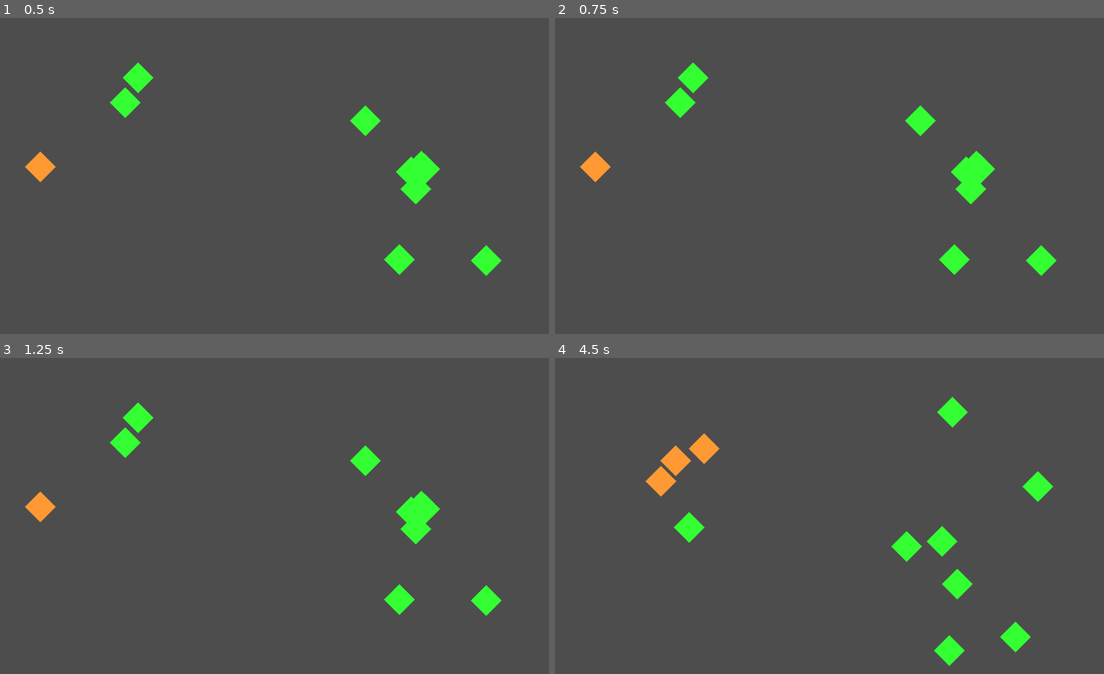
Above: before the commit, frames 1-4 (two rows, left to right).
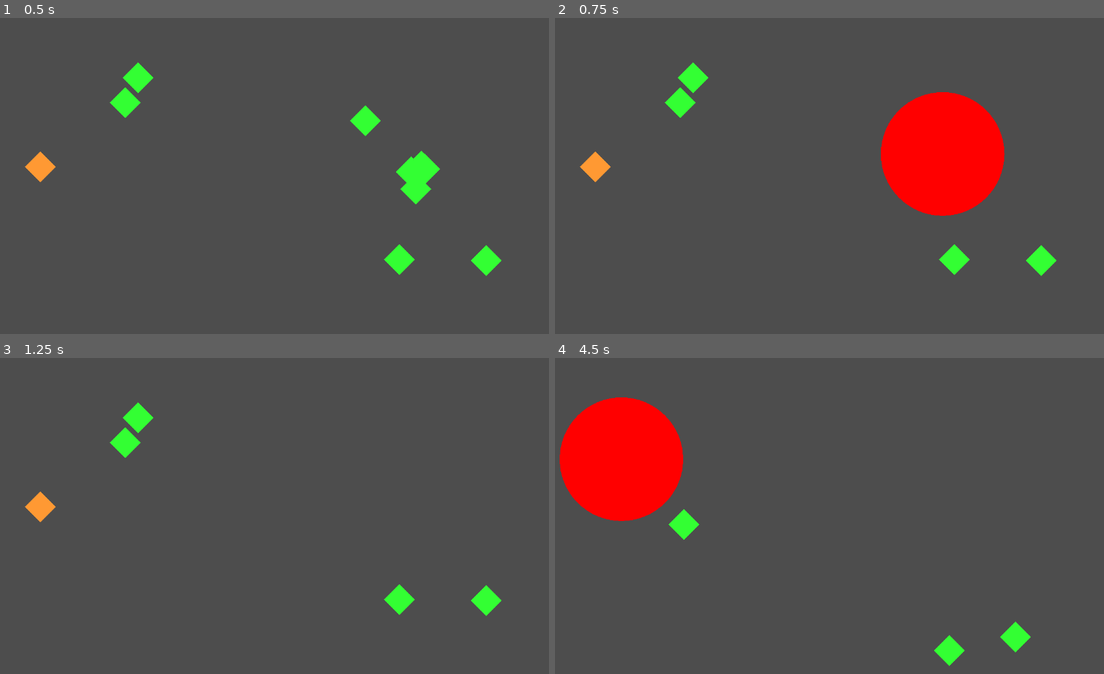
Above: after the commit, the same moments.

Repository: VileOar/ludum-dare-56
Game: Godot game, scene res://src/stage/stage.tscn
Two runs of this game, one before a commit and one after it. Both use one fixed random seed, a clock stepped at 60 frames per second and the inputs below. The project has no main scene, so this scene is started directly.
Inputs (mouse positions are in pixels of both pictures, inside the frame that each line leads up to):
- Up to frame 1 (0.5 s): no input
- Up to frame 2 (0.75 s): tap Enter at 0.5 s; move the mouse to (944, 153) at 0.52 s; hold Right mouse button (mouse2, bound only after the commit) from 0.53 s (still down)
- Up to frame 3 (1.25 s): keep holding Right mouse button (mouse2, bound only after the commit)
- Up to frame 4 (4.5 s): tap Space at 1.25 s; move the mouse to (681, 528) at 1.27 s; release Right mouse button (mouse2, bound only after the commit) at 1.28 s; click (681, 528) at 1.35 s; right-click (681, 528) at 1.55 s; move the mouse to (867, 433) at 2.02 s; hold Right mouse button (mouse2, bound only after the commit) 2.03-2.78 s; move the mouse to (774, 579) at 2.77 s; right-click (774, 579) at 2.85 s; move the mouse to (994, 563) at 3.52 s; press the mouse at (994, 563) at 3.53 s; right-click (994, 563) at 3.8 s; move the mouse to (620, 459) at 4.27 s; release the mouse at (620, 459) at 4.28 s; right-click (620, 459) at 4.35 s

Frame 1 is identical in both runs. In frame 2, 6.9% of the frame differs, in the area x 59-82%, y 23-63%; in frame 3, 1.0%; in frame 4, 8.9%, in the area x 0-91%, y 12-77%.

Commit message:
basic stomp

Diff:
--- a/project.godot
+++ b/project.godot
@@ -32,6 +32,11 @@
 "events": [Object(InputEventMouseButton,"resource_local_to_scene":false,"resource_name":"","device":-1,"window_id":0,"a …(253 unchanged characters)…
 ]
 }
+mouse2={
+"deadzone": 0.5,
+"events": [Object(InputEventMouseButton,"resource_local_to_scene":false,"resource_name":"","device":-1,"window_id":0,"alt_pressed":false,"shift_pressed":false,"ctrl_pressed":false,"meta_pressed":false,"button_mask":2,"position":Vector2(108, 14),"global_position":Vector2(117, 60),"factor":1.0,"button_index":2,"canceled":false,"pressed":true,"double_click":false,"script":null)
+]
+}
 
 [layer_names]
 
--- a/src/entities/creature/creature.gd
+++ b/src/entities/creature/creature.gd
@@ -6,3 +6,7 @@
 signal got_infected(position)
 
 @onready var controller: BaseController = %Controller
+
+
+func die():
+	queue_free()
--- a/src/entities/player/player.gd
+++ b/src/entities/player/player.gd
@@ -1,5 +1,7 @@
 extends Node2D
 class_name Player
+
+@export var _stomp_scene: PackedScene
 
 const STARTUP_DURATION: float = 0.2 ## (sec) time it takes for startup animation
 const MAX_RADIUS: int = 128
@@ -31,6 +33,8 @@
 		_radius = 0
 		if _tween:
 			_tween.kill()
+	elif event.is_action_pressed("mouse2"):
+		_execute_stomp()
 
 
 func _send_rush():
@@ -38,6 +42,12 @@
 		creature.controller.rush_towards(Vector2.from_angle(_arrow.rotation))
 
 
+func _execute_stomp():
+	var stomp = _stomp_scene.instantiate()
+	stomp.position = get_global_mouse_position()
+	get_parent().add_child(stomp)
+
+
 func _draw() -> void:
 	var color = Color.YELLOW
 	color.a = 0.3
--- a/src/entities/player/player.tscn
+++ b/src/entities/player/player.tscn
@@ -1,12 +1,14 @@
-[gd_scene load_steps=3 format=3 uid="uid://6f3hygpsdmwo"]
+[gd_scene load_steps=4 format=3 uid="uid://6f3hygpsdmwo"]
 
 [ext_resource type="Script" path="res://src/entities/player/player.gd" id="1_40d6q"]
+[ext_resource type="PackedScene" uid="uid://dl4l2iyufxhx5" path="res://src/entities/player/stomp.tscn" id="2_3cbko"]
 
 [sub_resource type="CircleShape2D" id="CircleShape2D_ow4od"]
 radius = 128.25
 
 [node name="Player" type="Node2D"]
 script = ExtResource("1_40d6q")
+_stomp_scene = ExtResource("2_3cbko")
 
 [node name="Detector" type="Area2D" parent="."]
 unique_name_in_owner = true
--- /dev/null
+++ b/src/entities/player/stomp.gd
@@ -0,0 +1,25 @@
+extends Area2D
+class_name Stomp
+
+const LIFESPAN = 0.3
+
+
+func _ready() -> void:
+	var timer = get_tree().create_timer(LIFESPAN)
+	timer.timeout.connect(_on_lifespan_end)
+
+
+func _process(_delta: float) -> void:
+	queue_redraw()
+
+
+func _on_body_entered(body: Node2D) -> void:
+	body.die()
+
+
+func _on_lifespan_end():
+	queue_free()
+
+
+func _draw() -> void:
+	draw_circle(Vector2.ZERO, 128, Color.RED)
--- /dev/null
+++ b/src/entities/player/stomp.tscn
@@ -0,0 +1,16 @@
+[gd_scene load_steps=3 format=3 uid="uid://dl4l2iyufxhx5"]
+
+[ext_resource type="Script" path="res://src/entities/player/stomp.gd" id="1_bhk33"]
+
+[sub_resource type="CircleShape2D" id="CircleShape2D_uwtfa"]
+radius = 128.0
+
+[node name="Stomp" type="Area2D"]
+collision_layer = 0
+collision_mask = 2
+script = ExtResource("1_bhk33")
+
+[node name="CollisionShape2D" type="CollisionShape2D" parent="."]
+shape = SubResource("CircleShape2D_uwtfa")
+
+[connection signal="body_entered" from="." to="." method="_on_body_entered"]
